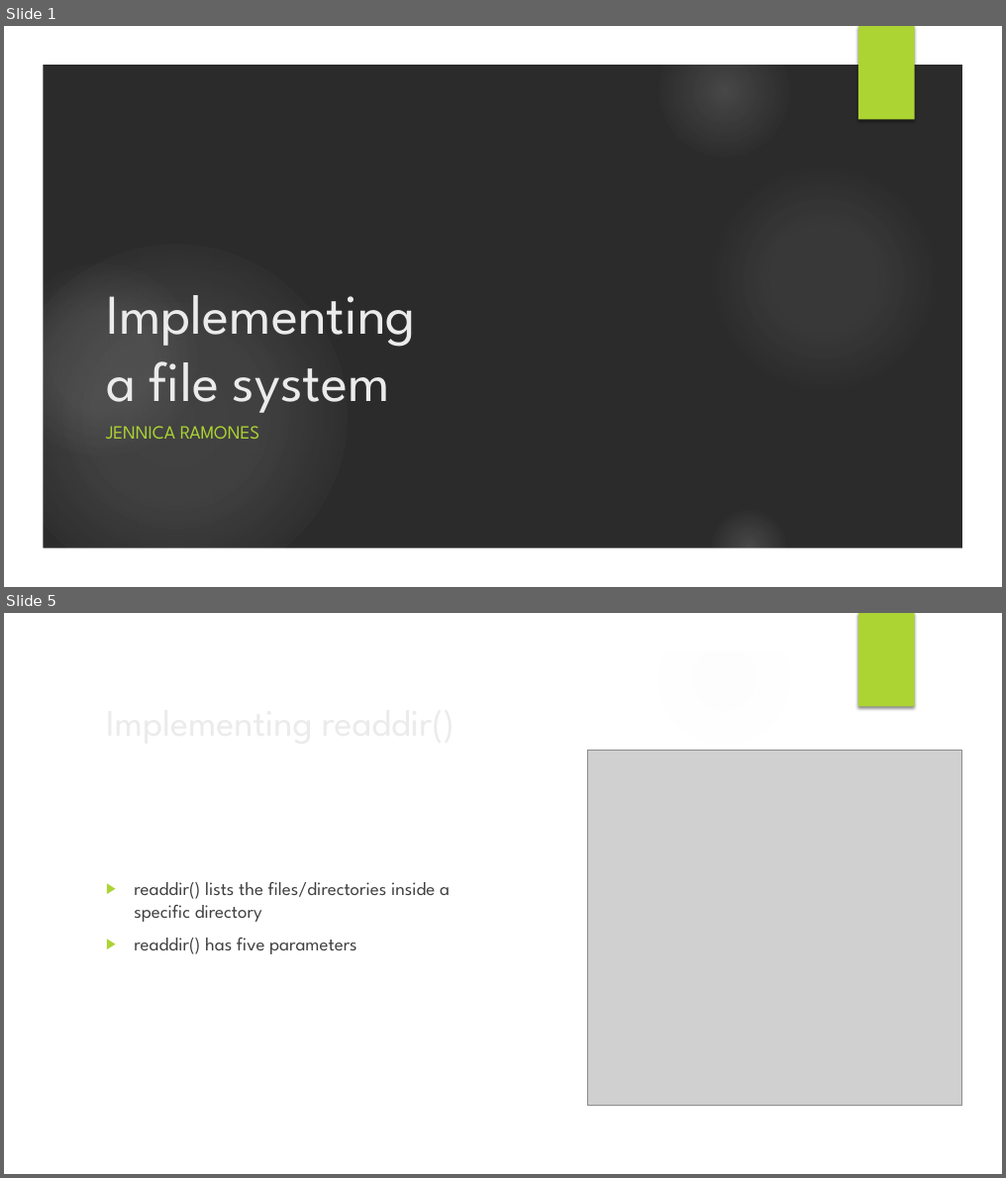
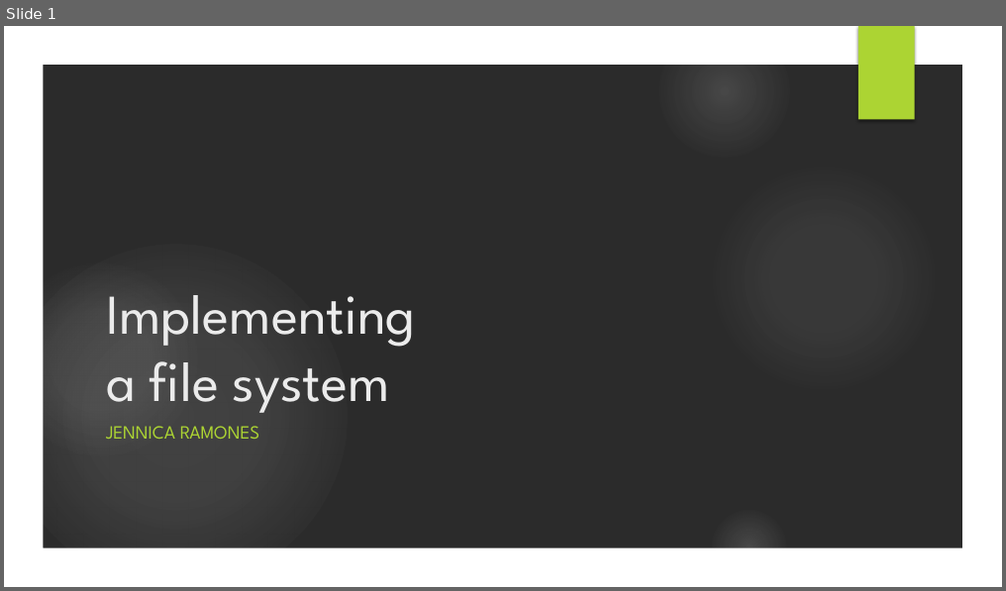
Before and after one commit to jennicar/Operating-Systems, a slide deck: presentation.pptx. Shown one above the other, each under a label of ours: slides 1 and 5 before the commit, slide 1 after it; the slides between them are not shown. The pictures are 1006x1178 and 1006x591 pixels, drawn with LibreOffice and Linux fonts; fonts in the diff are those of the drawing; grey boxes stand for pictures; background and template pictures are left out; a plain dark background stands for a picture behind light text. Boxes give left, top, right and bottom in pixels: in the first picture for what was removed or moved away, otherwise in the second. Text is boxed around its words. In the diff, an @@ line names an element or a change of style, - is before the commit and + after.

```diff
--- a/presentation.pptx
+++ b/presentation.pptx
@@ slide 5 removed at bbox=[4, 613, 1002, 1174], background picture (left out); not listed: 7 template elements that a slide beside it also shows @@
@@ title removed at bbox=[98, 692, 816, 750] @@
-Implementing readdir()
@@ picture removed at bbox=[587, 750, 962, 1106] @@
@@ freeform shape removed at bbox=[698, 738, 971, 819] @@
@@ freeform shape removed at bbox=[42, 765, 964, 1137] @@
@@ text removed at bbox=[134, 882, 450, 955] @@
-▶ readdir() lists the files/directories inside a specific directory
-▶ readdir() has five parameters
```
Also in this commit, not shown: 4 slides changed, 4 slides added, 2 other slides removed, 3 other files.
